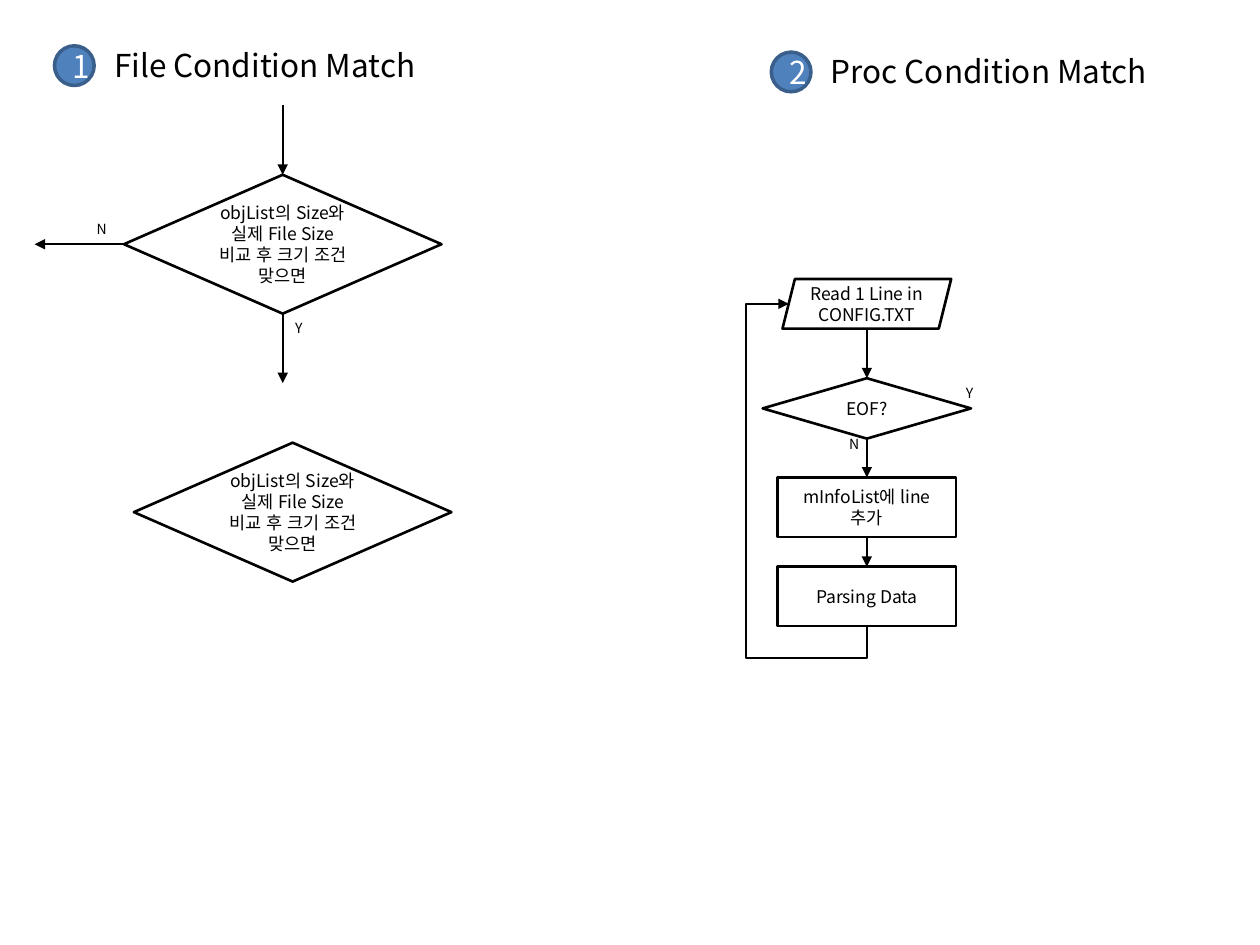
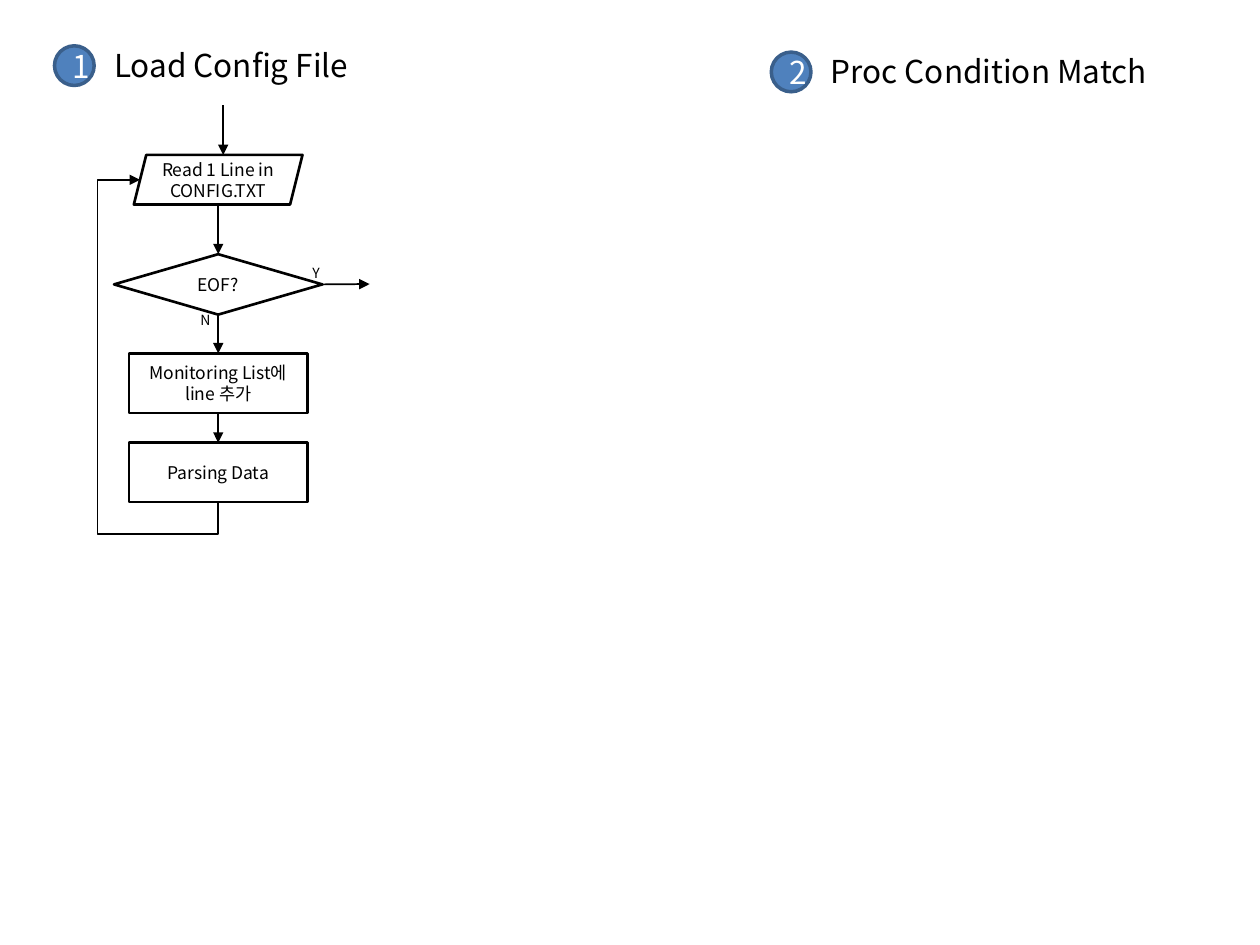
Before and after one commit to ambidext/CS_ConsoleGit, a slide deck: slide 5 of Monitoring/Flowchart.pptx. Drawn at 1260x945 pixels with LibreOffice and Linux fonts; fonts in the diff are those of the drawing. Boxes give left, top, right and bottom in pixels: in the first picture for what was removed or moved away, otherwise in the second. Text is boxed around its words. In the diff, an @@ line names an element or a change of style, - is before the commit and + after.

```diff
--- a/Monitoring/Flowchart.pptx
+++ b/Monitoring/Flowchart.pptx
@@ text at bbox=[114, 51, 348, 85]: text changed @@
-File Condition Match
+Load Config File
@@ arrow moved from (282, 106) - (282, 175) to (223, 106) - (223, 155) @@
@@ diamond removed at bbox=[123, 175, 441, 314] @@
-objList의 Size와 실제 File Size비교 후 크기 조건 맞으면
@@ text removed at bbox=[97, 223, 107, 234] @@
-N
@@ arrow removed from (123, 244) to (35, 244) @@
@@ diamond "EOF?": place and size @@
-diamond "EOF?" at bbox=[762, 378, 970, 438]
+diamond "EOF?" at bbox=[115, 255, 323, 315]
@@ text "Y" rewrapped from bbox=[295, 322, 302, 333] to bbox=[312, 267, 319, 282] @@
@@ arrow added from (323, 285) to (369, 284), #000000 1 pt @@
@@ arrow removed from (282, 314) to (282, 383) @@
@@ text in rectangle at bbox=[149, 364, 287, 402]: text changed @@
-mInfoList에 line 추가
+Monitoring List에 line 추가
@@ text removed at bbox=[966, 387, 973, 398] @@
-Y
@@ 3 arrows, 2 rectangles, 1 parallelogram, 1 text, 1 elbow arrow: place and size @@
-3 arrows, 2 rectangles, 1 parallelogram, 1 text, 1 elbow arrow at bbox=[746, 278, 956, 658]
+3 arrows, 2 rectangles, 1 parallelogram, 1 text, 1 elbow arrow at bbox=[97, 155, 307, 534]
@@ diamond removed at bbox=[134, 442, 451, 581] @@
-objList의 Size와 실제 File Size비교 후 크기 조건 맞으면
```
Also in this commit, not shown: 1 other slide changed, 2 slides added, 1 other file.
